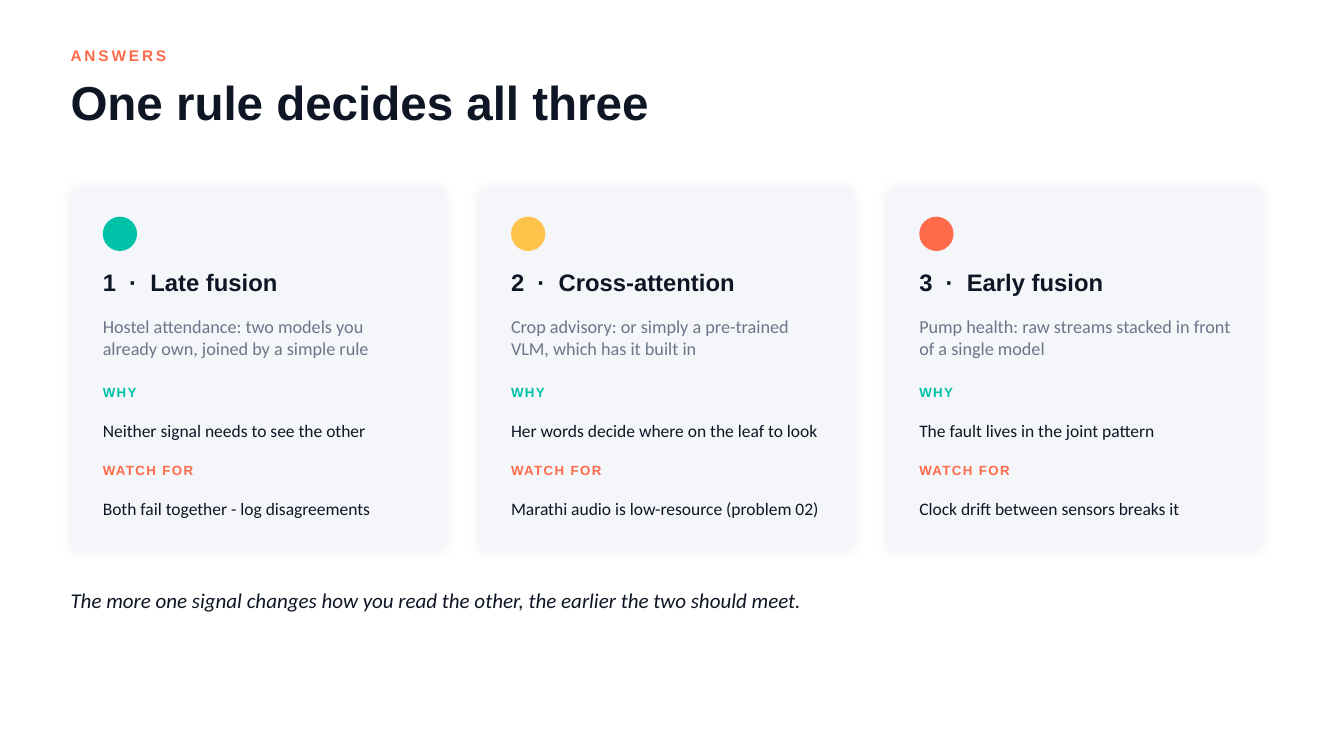
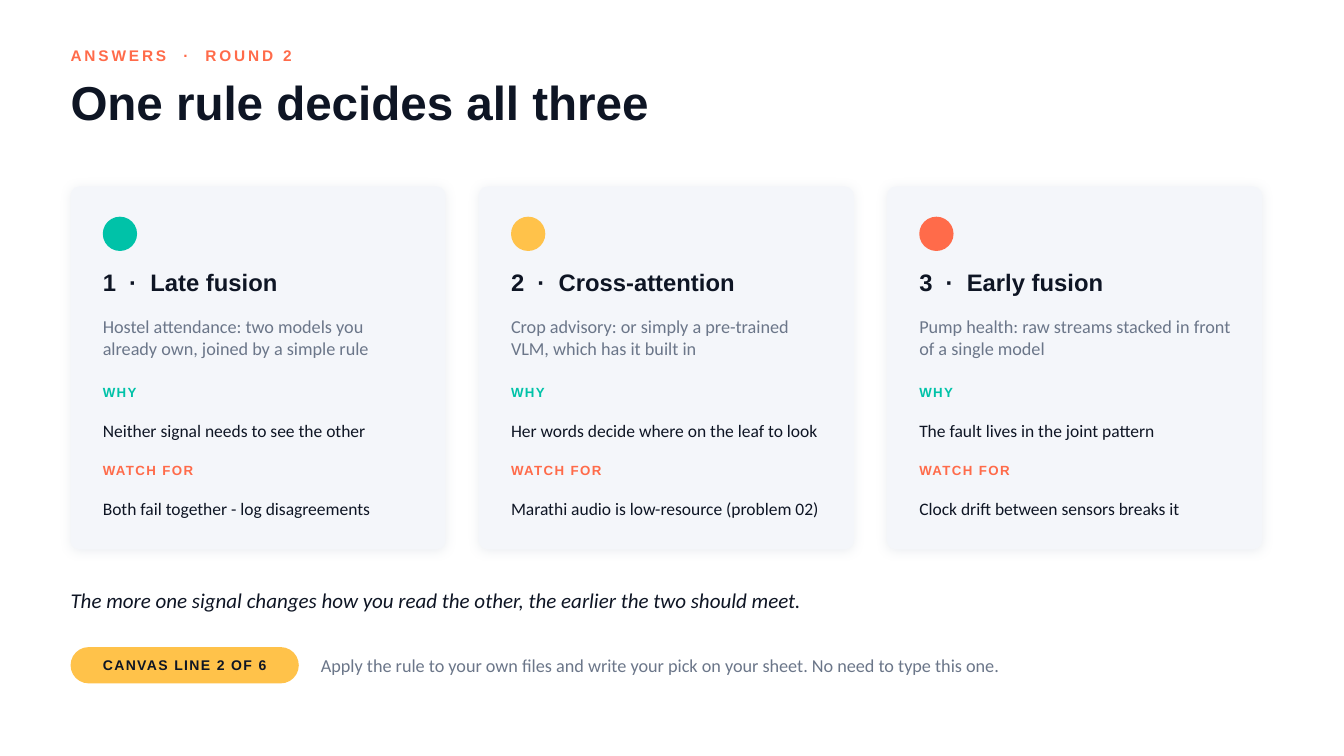
Before and after one commit to lksmangai/DeepLearning, a slide deck: slide 15 of Multimodal-AI-ATAL-FDP-Deck.pptx (slide 13 before the commit). Drawn at 1344x756 pixels with LibreOffice and Linux fonts; fonts in the diff are those of the drawing. Boxes give left, top, right and bottom in pixels: in the first picture for what was removed or moved away, otherwise in the second. Text is boxed around its words. In the diff, an @@ line names an element or a change of style, - is before the commit and + after.

```diff
--- a/Multimodal-AI-ATAL-FDP-Deck.pptx
+++ b/Multimodal-AI-ATAL-FDP-Deck.pptx
@@ text at <box>71,50,292,61</box>: text changed @@
-ANSWERS
+ANSWERS · ROUND 2
@@ rounded rectangle added at <box>71,647,298,684</box>, fill #FFC24A @@
@@ text added at <box>321,659,999,675</box>, 13 pt, text #6B7689 @@
+Apply the rule to your own files and write your pick on your sheet. No need to type this one.
@@ text added at <box>103,660,267,670</box>, 10 pt, text #0E1524, bold @@
+CANVAS LINE 2 OF 6
```
Also in this commit, not shown: 18 other slides changed, 14 slides added.
